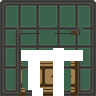
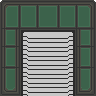
Layer changes from the first w=96, h=96 image to the second:
removed layer "Layer 2" over [15, 25, 76, 95]
painted on "Layer 1" over [15, 25, 83, 96]
